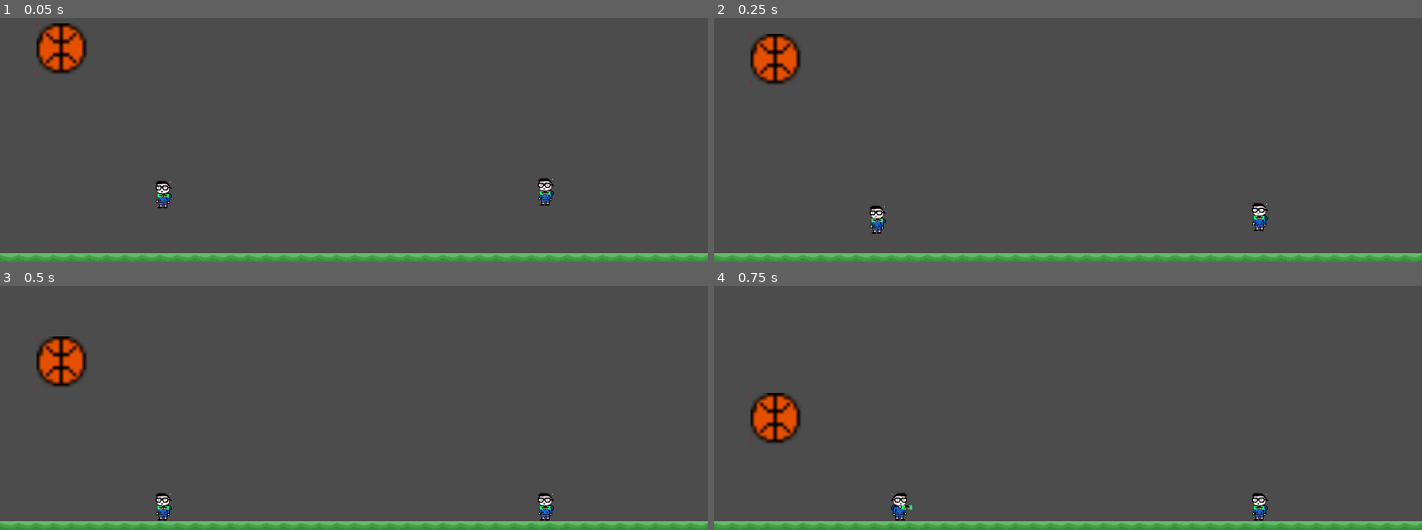
Above: before the commit, frames 1-4 (two rows, left to right).
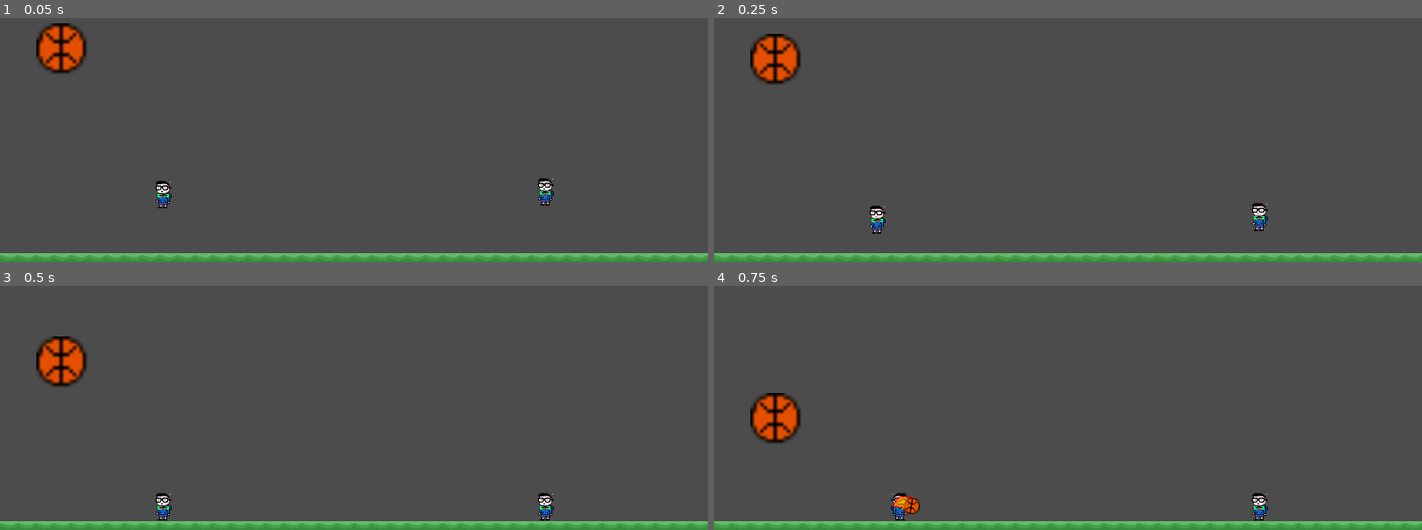
Above: after the commit, the same moments.

Repository: Gamedev-do-Hiroshi/gamedevdohiroshi
Game: Godot game, scene res://Basquete.tscn
Two runs of this game, one before a commit and one after it. Both use one fixed random seed, a clock stepped at 60 frames per second and the inputs below.
Inputs:
- Up to frame 1 (0.05 s): no input
- Up to frame 2 (0.25 s): no input
- Up to frame 3 (0.5 s): no input
- Up to frame 4 (0.75 s): tap Enter at 0.5 s; hold Right (ui_right) from 0.53 s (still down); hold L from 0.53 s (still down)

The runs differ from the first frame. In frame 1, less than 0.1% of the frame differs, in the area x 5-6%, y 2-23%; in frame 2, less than 0.1%; in frame 3, less than 0.1%; in frame 4, 0.2%, in the area x 5-30%, y 43-94%.
Error after the commit: Invalid operands 'String' and 'int' in operator '=='.

Commit message:
Adicionada a cena Poderes com o primeiro poder

Diff:
--- a/Game/Basquete.tscn
+++ b/Game/Basquete.tscn
@@ -24,18 +24,17 @@
 collision_layer = 81953
 collision_mask = 81953
 mass = 100.0
-physics_material_override = SubResource( 4 )
+physics_material_override = SubResource( 1 )
 gravity_scale = 7.0
 
 [node name="Colisao" type="CollisionShape2D" parent="Bola"]
 scale = Vector2( 3, 3 )
-shape = SubResource( 3 )
+shape = SubResource( 2 )
 
 [node name="Sprite" type="Sprite" parent="Bola"]
 position = Vector2( 2.76624, 2.15149 )
 scale = Vector2( 6, 6 )
 texture = ExtResource( 2 )
-region_enabled = true
 region_rect = Rect2( 16, 0, 16, 16 )
 
 [node name="Cesta1" type="Area2D" parent="."]
--- a/Game/Player.gd
+++ b/Game/Player.gd
@@ -1,6 +1,7 @@
 extends KinematicBody2D
 
 export var player = 1
+export(int, "VERMELHO", "LARANJA") var poder = "VERMELHO"
 
 const UP = Vector2(0, -1)
 const SPEED = 200
@@ -18,7 +19,9 @@
 var vel_soco = 0.0
 var teste
 
-var vida
+var vida = 100
+var mana = 100
+const TAXA_MANA = 50
 const VEL_KNOCK_BACK = 200
 const DURACAO_KNOCK_BACK = 0.2
 var knock_back
@@ -29,6 +32,8 @@
 var bola
 var normal = Vector2()
 
+var cena_poder
+var novo_poder
 
 # --------------------------------------> FUNÇÃO CHAMADA QUANDO CARREGA O NÓ <-----------------------------------------
 func _ready():
@@ -40,6 +45,7 @@
 	soco = 0
 	sentido = -1
 	vida = 100
+	mana = 100
 	knock_back = 0
 	colisao = 0
 
@@ -48,6 +54,12 @@
 
 	if vida <= 0:
 		self.free()
+
+	mana += TAXA_MANA * delta
+
+	if mana > 100:
+		mana = 100
+
 
 	pass
 
@@ -129,7 +141,7 @@
 # -----------------------------------------------------> BASQUETE <-----------------------------------------------------
 
 func colide():
-
+	#kkkk nunca usei
 	pass
 
 # -----------------------------------------------------> CONTROLES <----------------------------------------------------
@@ -160,6 +172,9 @@
 		if Input.is_key_pressed(KEY_ENTER):
 			punch()
 
+		if Input.is_key_pressed(KEY_L):
+			ativar_poder()
+
 
 		pass
 
@@ -189,7 +204,21 @@
 		if Input.is_key_pressed(KEY_SPACE):
 			punch()
 
-
+# ------------------------------------------------------> PODERES <-----------------------------------------------------
+func ativar_poder():
+
+	if mana < 100:
+		return
+	mana -= 100
+
+	cena_poder = load("res://Poderes.tscn")
+	novo_poder = cena_poder.instance()
+	novo_poder.poder = poder
+	novo_poder.velocidade = motion
+	novo_poder.position = position + sentido * Vector2(sentido*50, -10)
+
+	self.get_parent().add_child(novo_poder)
+	pass
 
 # ------------------------------------------------------> SINAIS <------------------------------------------------------
 
--- /dev/null
+++ b/Game/Poderes.tscn
@@ -0,0 +1,92 @@
+[gd_scene load_steps=10 format=2]
+
+[ext_resource path="res://Sprites/Bola.png" type="Texture" id=1]
+[ext_resource path="res://Sprites/Fogo.png" type="Texture" id=2]
+
+[sub_resource type="GDScript" id=6]
+script/source = "extends Node2D
+
+export(int, \"VERMELHO\", \"LARANJA\") var poder = \"VERMELHO\"
+var sentido = 1
+
+const IMPULSO = Vector2(1, -4) * 100
+var velocidade = 0.0
+
+func _ready():
+
+	#if poder != 1:
+	#	$Bola.free()
+
+	print(poder)
+
+	if poder == 0:
+		print(\"VERMELHO\")
+		$Bola.apply_central_impulse(IMPULSO + velocidade/10)
+		$Bola.angular_velocity = 10
+
+
+
+	pass
+
+func _process(delta):
+
+	print($Bola.linear_velocity)
+	print($Bola.linear_velocity.angle_to(Vector2(-1,0)))
+
+
+	$Bola/Fogo.rotation = -$Bola.rotation + $Bola.linear_velocity.angle()
+
+	pass
+
+"
+
+[sub_resource type="PhysicsMaterial" id=7]
+
+[sub_resource type="CircleShape2D" id=1]
+radius = 13.5825
+
+[sub_resource type="AtlasTexture" id=2]
+flags = 4
+atlas = ExtResource( 2 )
+region = Rect2( 0, 0, 16, 16 )
+
+[sub_resource type="AtlasTexture" id=3]
+flags = 4
+atlas = ExtResource( 2 )
+region = Rect2( 0, 16, 16, 16 )
+
+[sub_resource type="AtlasTexture" id=4]
+flags = 4
+atlas = ExtResource( 2 )
+region = Rect2( 0, 32, 16, 16 )
+
+[sub_resource type="SpriteFrames" id=5]
+animations = [ {
+"frames": [ SubResource( 2 ), SubResource( 3 ), SubResource( 4 ) ],
+"loop": true,
+"name": "default",
+"speed": 8.0
+} ]
+
+[node name="Poderes" type="Node2D"]
+script = SubResource( 6 )
+
+[node name="Bola" type="RigidBody2D" parent="."]
+physics_material_override = SubResource( 7 )
+gravity_scale = 5.0
+
+[node name="Colisao" type="CollisionShape2D" parent="Bola"]
+shape = SubResource( 1 )
+
+[node name="Sprite" type="Sprite" parent="Bola"]
+position = Vector2( 0.75, 0 )
+scale = Vector2( 2, 2 )
+texture = ExtResource( 1 )
+
+[node name="Fogo" type="Node2D" parent="Bola"]
+
+[node name="AnimatedSprite" type="AnimatedSprite" parent="Bola/Fogo"]
+position = Vector2( -18, 0 )
+scale = Vector2( 2, 2 )
+frames = SubResource( 5 )
+playing = true
--- a/Game/gramaTileSet.tres
+++ b/Game/gramaTileSet.tres
@@ -14,6 +14,11 @@
 0/tile_mode = 0
 0/occluder_offset = Vector2( 0, 0 )
 0/navigation_offset = Vector2( 0, 0 )
+0/shape_offset = Vector2( 16, 16 )
+0/shape_transform = Transform2D( 1, 0, 0, 1, 16, 16 )
+0/shape = SubResource( 1 )
+0/shape_one_way = false
+0/shape_one_way_margin = 1.0
 0/shapes = [ {
 "autotile_coord": Vector2( 0, 0 ),
 "one_way": false,
@@ -30,6 +35,11 @@
 1/tile_mode = 0
 1/occluder_offset = Vector2( 0, 0 )
 1/navigation_offset = Vector2( 0, 0 )
+1/shape_offset = Vector2( 16, 16 )
+1/shape_transform = Transform2D( 1, 0, 0, 1, 16, 16 )
+1/shape = SubResource( 1 )
+1/shape_one_way = false
+1/shape_one_way_margin = 1.0
 1/shapes = [ {
 "autotile_coord": Vector2( 0, 0 ),
 "one_way": false,
@@ -46,6 +56,11 @@
 2/tile_mode = 0
 2/occluder_offset = Vector2( 0, 0 )
 2/navigation_offset = Vector2( 0, 0 )
+2/shape_offset = Vector2( 16, 16 )
+2/shape_transform = Transform2D( 1, 0, 0, 1, 16, 16 )
+2/shape = SubResource( 1 )
+2/shape_one_way = false
+2/shape_one_way_margin = 1.0
 2/shapes = [ {
 "autotile_coord": Vector2( 0, 0 ),
 "one_way": false,
@@ -62,6 +77,11 @@
 3/tile_mode = 0
 3/occluder_offset = Vector2( 0, 0 )
 3/navigation_offset = Vector2( 0, 0 )
+3/shape_offset = Vector2( 16, 16 )
+3/shape_transform = Transform2D( 1, 0, 0, 1, 16, 16 )
+3/shape = SubResource( 1 )
+3/shape_one_way = false
+3/shape_one_way_margin = 1.0
 3/shapes = [ {
 "autotile_coord": Vector2( 0, 0 ),
 "one_way": false,
@@ -78,6 +98,11 @@
 4/tile_mode = 0
 4/occluder_offset = Vector2( 0, 0 )
 4/navigation_offset = Vector2( 0, 0 )
+4/shape_offset = Vector2( 16, 16 )
+4/shape_transform = Transform2D( 1, 0, 0, 1, 16, 16 )
+4/shape = SubResource( 1 )
+4/shape_one_way = false
+4/shape_one_way_margin = 1.0
 4/shapes = [ {
 "autotile_coord": Vector2( 0, 0 ),
 "one_way": false,
@@ -94,6 +119,11 @@
 5/tile_mode = 0
 5/occluder_offset = Vector2( 0, 0 )
 5/navigation_offset = Vector2( 0, 0 )
+5/shape_offset = Vector2( 16, 16 )
+5/shape_transform = Transform2D( 1, 0, 0, 1, 16, 16 )
+5/shape = SubResource( 1 )
+5/shape_one_way = false
+5/shape_one_way_margin = 1.0
 5/shapes = [ {
 "autotile_coord": Vector2( 0, 0 ),
 "one_way": false,
@@ -110,6 +140,11 @@
 6/tile_mode = 0
 6/occluder_offset = Vector2( 0, 0 )
 6/navigation_offset = Vector2( 0, 0 )
+6/shape_offset = Vector2( 16, 16 )
+6/shape_transform = Transform2D( 1, 0, 0, 1, 16, 16 )
+6/shape = SubResource( 1 )
+6/shape_one_way = false
+6/shape_one_way_margin = 1.0
 6/shapes = [ {
 "autotile_coord": Vector2( 0, 0 ),
 "one_way": false,
@@ -126,6 +161,11 @@
 7/tile_mode = 0
 7/occluder_offset = Vector2( 0, 0 )
 7/navigation_offset = Vector2( 0, 0 )
+7/shape_offset = Vector2( 16, 16 )
+7/shape_transform = Transform2D( 1, 0, 0, 1, 16, 16 )
+7/shape = SubResource( 1 )
+7/shape_one_way = false
+7/shape_one_way_margin = 1.0
 7/shapes = [ {
 "autotile_coord": Vector2( 0, 0 ),
 "one_way": false,
@@ -142,6 +182,11 @@
 8/tile_mode = 0
 8/occluder_offset = Vector2( 0, 0 )
 8/navigation_offset = Vector2( 0, 0 )
+8/shape_offset = Vector2( 16, 16 )
+8/shape_transform = Transform2D( 1, 0, 0, 1, 16, 16 )
+8/shape = SubResource( 1 )
+8/shape_one_way = false
+8/shape_one_way_margin = 1.0
 8/shapes = [ {
 "autotile_coord": Vector2( 0, 0 ),
 "one_way": false,
Not shown: 2 places in Game/Basquete.tscn that only renumber resources
Binary file changed: Game/Sprites/Bola.png
Binary file added: Game/Sprites/BolaFogo.png
Not shown, added: Game/Sprites/BolaFogo.png.import
Binary file added: Game/Sprites/Fogo.png
Not shown, added: Game/Sprites/Fogo.png.import
